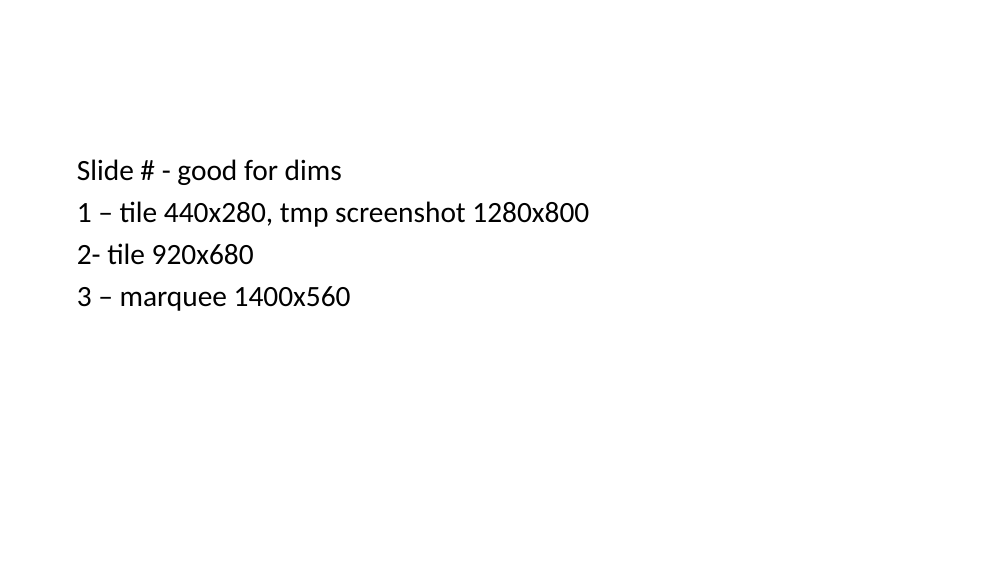
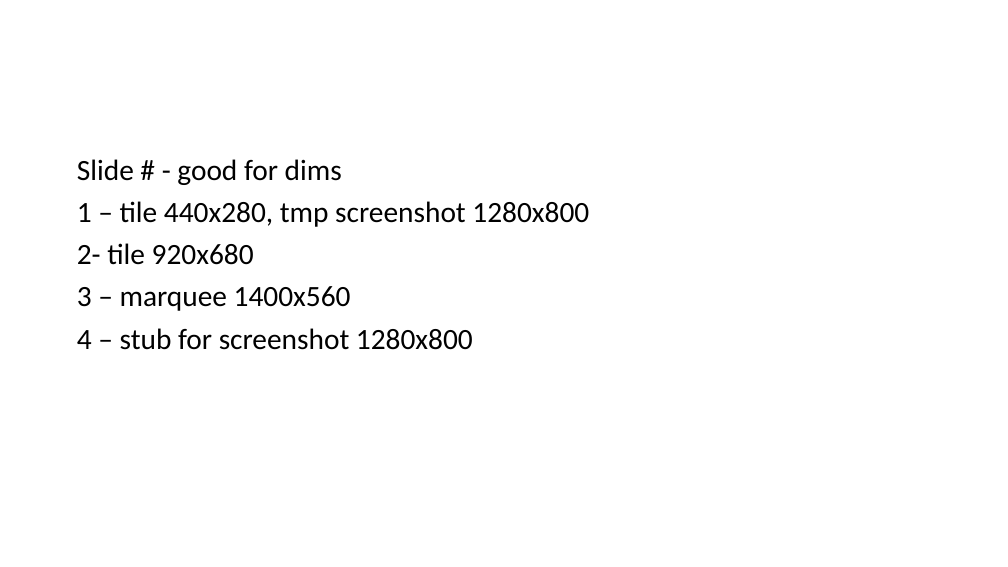
Before and after one commit to OleksiyRudenko/merge-google-slides, a slide deck: slide 1 of dist-env/src/promo.pptx. Drawn at 1008x567 pixels with LibreOffice and Linux fonts; fonts in the diff are those of the drawing. Boxes give left, top, right and bottom in pixels: in the first picture for what was removed or moved away, otherwise in the second. Text is boxed around its words. In the diff, an @@ line names an element or a change of style, - is before the commit and + after.

```diff
--- a/dist-env/src/promo.pptx
+++ b/dist-env/src/promo.pptx
@@ text at [77, 328, 473, 350]: paragraph added @@
+4 – stub for screenshot 1280x800
```
Also in this commit, not shown: 4 other slides changed, 8 other files.
